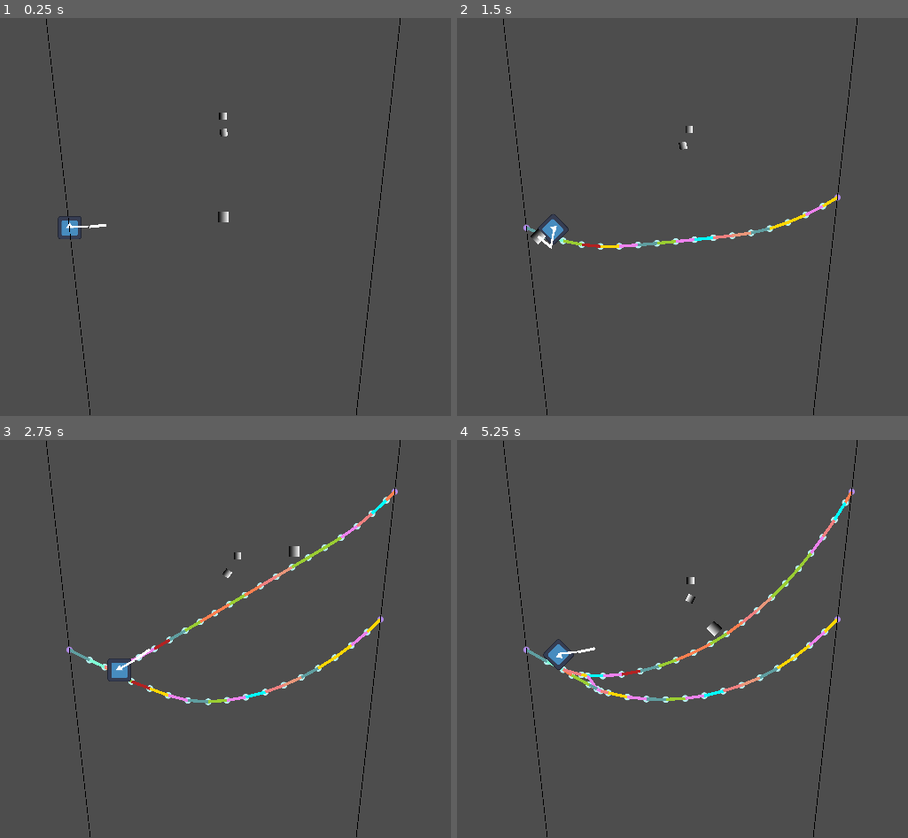
Above: before the commit, frames 1-4 (two rows, left to right).
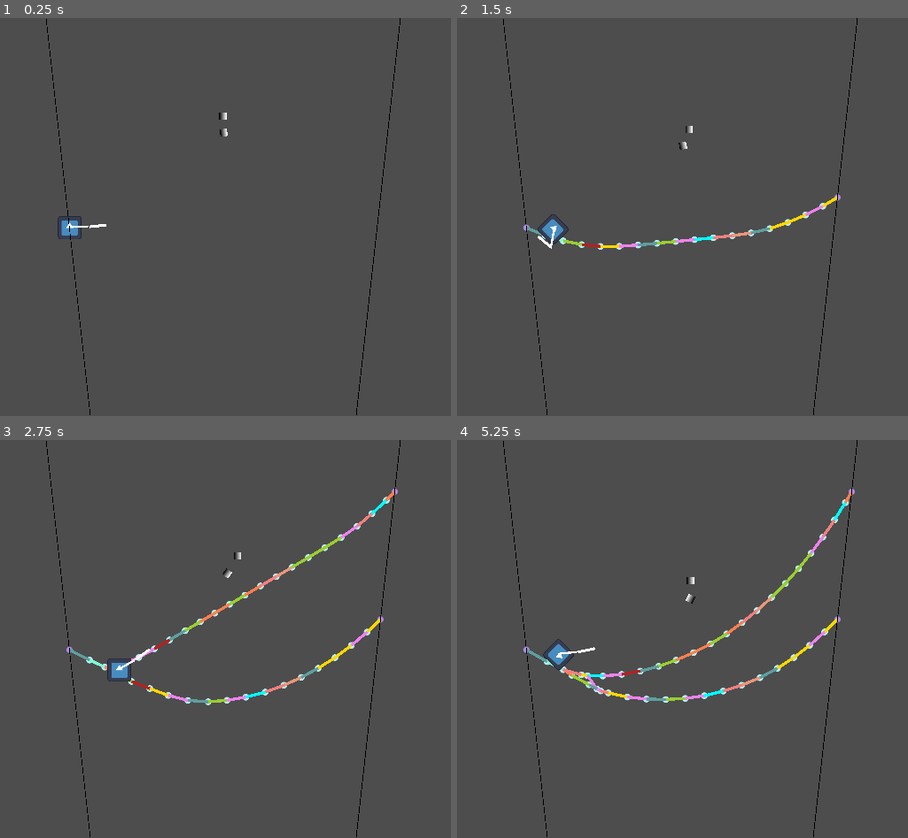
Above: after the commit, the same moments.

Repository: InRe-Dan/ld56
Game: Godot game, scene res://world/world.tscn
Same seed, same stepped clock (60 frames per second), same inputs: the game is played once before the commit and once after it. The engine's default icon, where the game draws it, is replaced by a stand-in: a white triangle on a blue panel in a dark square.
Inputs (mouse positions are in pixels of both pictures, inside the frame that each line leads up to):
- Up to frame 1 (0.25 s): no input
- Up to frame 2 (1.5 s): tap Enter at 0.5 s; move the mouse to (835, 197) at 0.52 s; hold D (move_right) 0.53-1.28 s; click (835, 197) at 0.67 s; move the mouse to (538, 236) at 1.27 s; hold S (move_down) from 1.28 s (still down); click (538, 236) at 1.42 s
- Up to frame 3 (2.75 s): move the mouse to (293, 551) at 2.02 s; release S (move_down) at 2.03 s; hold D (move_right) from 2.03 s (still down); click (293, 551) at 2.17 s
- Up to frame 4 (5.25 s): move the mouse to (646, 718) at 2.77 s; release D (move_right) at 2.78 s; hold W (move_up) 2.78-3.53 s; click (646, 718) at 2.92 s; move the mouse to (894, 698) at 3.52 s; hold A (move_left) 3.53-5.03 s; click (894, 698) at 3.67 s; move the mouse to (466, 579) at 4.27 s; click (466, 579) at 4.42 s; move the mouse to (714, 639) at 5.02 s; hold S (move_down) from 5.03 s (still down); click (714, 639) at 5.17 s

The runs differ from the first frame. In frame 1, less than 0.1% of the frame differs, in the area x 48-51%, y 48-52%; in frame 2, less than 0.1%, in the area x 16-20%, y 52-57%; in frame 3, less than 0.1%; in frame 4, less than 0.1%.

Commit message:
Merge and clean

Diff:
--- a/spider/spider.gd
+++ b/spider/spider.gd
@@ -24,7 +24,8 @@
 
 ## Called every physics frame
 func _physics_process(delta: float) -> void:
-	$Sprite2D2.global_position = get_global_mouse_position()
+	$Sprite2D2.global_position = get_global_mouse_position() # TODO: REMOVE
+
 	# Get input vector
 	var input_vector = Vector2(Input.get_axis("move_left", "move_right"), Input.get_axis("move_up", "move_down")).normalized()
 	# Speed formula
@@ -41,8 +42,8 @@
 		if safety_cast.is_colliding():
 			speed_mod = max(speed_mod, cast_length * 0.5)
 
+	# Apply velocity
 	linear_velocity += input_vector * movement_speed * delta * (speed_mod / cast_length)
-
 
 
 ## Updates the cast length of the spider
@@ -61,6 +62,8 @@
 	else:
 		return cast_length
 
+
+## Fires a web at the current mouse position
 func shoot_web() -> void:
 	web_cast.global_rotation = 0
 	web_cast.target_position = global_position.direction_to(get_global_mouse_position()) * 5000
@@ -69,7 +72,9 @@
 		factory.create_web(global_position, web_cast.get_collision_point())
 
 
+## Handles input events from the input stack not previously handled this frame
 func _unhandled_input(event: InputEvent) -> void:
 	if event is InputEventMouseButton:
+		# Left mouse pressed
 		if event.button_index == 1 and event.pressed:
 			shoot_web()
--- a/spider/spider.tscn
+++ b/spider/spider.tscn
@@ -67,6 +67,7 @@
 collision_mask = 2
 
 [node name="Sprite2D2" type="Sprite2D" parent="."]
+visible = false
 position = Vector2(95, -59)
 texture = SubResource("GradientTexture2D_4s3g3")
 
--- a/web/anchor_web_joint.tscn
+++ b/web/anchor_web_joint.tscn
@@ -1,6 +1,6 @@
 [gd_scene load_steps=5 format=3 uid="uid://bvsnbvqly5tn"]
 
-[ext_resource type="Script" path="res://web/moveable_web_joint.gd" id="1_wm30r"]
+[ext_resource type="Script" path="res://web/web_joint.gd" id="1_jio0k"]
 
 [sub_resource type="Gradient" id="Gradient_v8bg5"]
 offsets = PackedFloat32Array(0, 0.57554, 0.683453)
@@ -16,7 +16,7 @@
 [sub_resource type="CircleShape2D" id="CircleShape2D_15pkh"]
 
 [node name="AnchorWebJoint" type="Node2D" node_paths=PackedStringArray("body")]
-script = ExtResource("1_wm30r")
+script = ExtResource("1_jio0k")
 body = NodePath("StaticBody2D")
 
 [node name="Sprite" type="Sprite2D" parent="."]
--- a/web/moveable_web_joint.tscn
+++ b/web/moveable_web_joint.tscn
@@ -1,6 +1,6 @@
 [gd_scene load_steps=5 format=3 uid="uid://cbp7kms23fo0m"]
 
-[ext_resource type="Script" path="res://web/moveable_web_joint.gd" id="1_xlktr"]
+[ext_resource type="Script" path="res://web/web_joint.gd" id="1_2tnvp"]
 
 [sub_resource type="Gradient" id="Gradient_p3f71"]
 offsets = PackedFloat32Array(0, 0.647482, 0.697842)
@@ -16,7 +16,7 @@
 [sub_resource type="CircleShape2D" id="CircleShape2D_253r5"]
 
 [node name="WebJoint" type="Node2D" node_paths=PackedStringArray("body")]
-script = ExtResource("1_xlktr")
+script = ExtResource("1_2tnvp")
 body = NodePath("RigidBody2D")
 
 [node name="Sprite" type="Sprite2D" parent="."]
--- a/web/web.gd
+++ b/web/web.gd
@@ -1,4 +1,8 @@
+## Web segment class
 class_name Web extends RigidBody2D
+
+const debug_colors: Array = [Color.AQUA, Color.AQUAMARINE, Color.CORAL, Color.CADET_BLUE, Color.DARK_SALMON,
+Color.FIREBRICK, Color.LIGHT_CORAL, Color.GOLD, Color.YELLOW_GREEN, Color.VIOLET]
 
 var point_a : WebJoint:
 	set(x):
@@ -20,20 +24,19 @@
 @onready var visual: Line2D = $VisualMask
 @onready var collision: CollisionPolygon2D = $CollisionMask
 
-var debug_colors: Array = [Color.AQUA, Color.AQUAMARINE, Color.CORAL, Color.CADET_BLUE, Color.DARK_SALMON,
-Color.FIREBRICK, Color.LIGHT_CORAL, Color.GOLD, Color.YELLOW_GREEN, Color.VIOLET]
 
+## Called when this node enters the scene tree for the first time
 func _ready() -> void:
 	assert(point_a)
 	assert(point_b)
 	visual.modulate = debug_colors.pick_random()
 
+
 ## Called every physics frame
 func _physics_process(delta: float) -> void:
 	# Apply spring physics
 	var direction: Vector2 = point_a.global_position.direction_to(point_b.global_position)
-	var distance: float = point_a.position.distance_to(point_b.position)
-	var magnitude: float = (distance - resting_length) * stiffness
+	var magnitude: float = (point_a.position.distance_to(point_b.position) - resting_length) * stiffness
 
 	var spring_force: Vector2 = direction * magnitude
 	if point_a.body is RigidBody2D:
@@ -44,13 +47,13 @@
 
 ## Called every frame
 func _process(delta: float) -> void:
-
 	# Draw web
 	var endpoints: PackedVector2Array = [point_a.global_position, point_b.global_position]
 	visual.points = endpoints
 	collision.polygon = endpoints
 
-## Queues for deletion and removes itself from weblists.
+
+## Queues for deletion and removes itself from weblists
 func destroy() -> void:
 	point_a.update_web_list.call_deferred()
 	point_b.update_web_list.call_deferred()
--- a/web/web_factory.gd
+++ b/web/web_factory.gd
@@ -10,6 +10,7 @@
 
 @onready var web_scout : ShapeCast2D = $WebScout
 @onready var joint_scout : ShapeCast2D = $JointScout
+
 
 ## Splits a web into two, destroying the original. Returns the two segments' connecting joint.
 func split(web : Web, pos : Vector2) -> WebJoint:
@@ -30,6 +31,7 @@
 	web_scout.force_shapecast_update()
 	return web_scout.is_colliding() or joint_scout.is_colliding()
 
+
 ## This will either check for an existing joint near this point
 ## or create and add a new one to the scene tree.
 func get_joint_at(pos : Vector2) -> WebJoint:
@@ -43,8 +45,9 @@
 	if joint_scout.is_colliding():
 		print("A")
 		joint = joint_scout.get_collider(0).get_parent()
-	# Then check if branches or webs exist
+	# Otherwise check if branches or webs exist
 	elif web_scout.is_colliding():
+		print("B")
 		var object : PhysicsBody2D = web_scout.get_collider(0)
 		if object is StaticBody2D:
 			# This must be a tree
@@ -61,28 +64,27 @@
 		joint = moveable_joint_scene.instantiate()
 		joint.global_position = pos
 		add_child(joint)
-	print(joint.global_position)
+
 	return joint
 
 ## Creates a web between two points
 func create_web(point_a: Vector2, point_b: Vector2) -> void:
-
 	if not (check_for_object(point_a) and check_for_object(point_b)):
 		print("Can't create web here.")
 		return
 
-	var distance : float = point_a.distance_to(point_b)
-	var distance_created : float = 0
-	var direction : Vector2 = point_a.direction_to(point_b)
+	var distance: float = point_a.distance_to(point_b)
+	var distance_created: float = 0
+	var direction: Vector2 = point_a.direction_to(point_b)
 
-	var start_joint : WebJoint = get_joint_at(point_a)
+	var start_joint: WebJoint = get_joint_at(point_a)
 
 	while distance > 0:
-		var new_web_length : float = min(distance, web_length)
+		var new_web_length: float = min(distance, web_length)
 		var start = point_a + direction * distance_created
 		distance_created += new_web_length
 		var end = point_a + direction * distance_created
-		var new_joint : WebJoint = get_joint_at(end)
+		var new_joint: WebJoint = get_joint_at(end)
 		if not new_joint:
 			return
 		assert(start_joint.global_position != Vector2())
@@ -93,7 +95,6 @@
 
 ## Creates a new web segment
 func _create_web_segment(point_a : WebJoint, point_b : WebJoint = null) -> void:
-
 	# Instantiate new web object
 	var web: Web = web_scene.instantiate() as Web
 	web.point_a = point_a
--- a/web/moveable_web_joint.gd
+++ b/web/web_joint.gd
@@ -1,3 +1,4 @@
+## Web segment connection point
 class_name WebJoint extends Node2D
 
 ## Can be either static or rigid (for anchors and moveable points respectively)
@@ -8,24 +9,28 @@
 	get:
 		if body is RigidBody2D:
 			return body.linear_velocity
-		return Vector2()
+		return Vector2.ZERO
 
 
-# Called when the node enters the scene tree for the first time.
+## Called when the node enters the scene tree for the first time
 func _ready() -> void:
 	assert(body)
 	body.top_level = true
 	body.global_position = global_position
 
 
-# Called every frame. 'delta' is the elapsed time since the previous frame.
-func _physics_process(delta: float) -> void:
+## Called every physics frame
+func _physics_process(_delta: float) -> void:
 	global_position = body.global_position
 
+
+## Forces reference count update- frees if empty
 func update_web_list() -> void:
 	webs.filter(func (x): is_instance_valid(x))
 	if not webs:
 		queue_free()
 
+
+## Adds a new web to this joint
 func add_web(web : Web) -> void:
 	webs.append(web)
